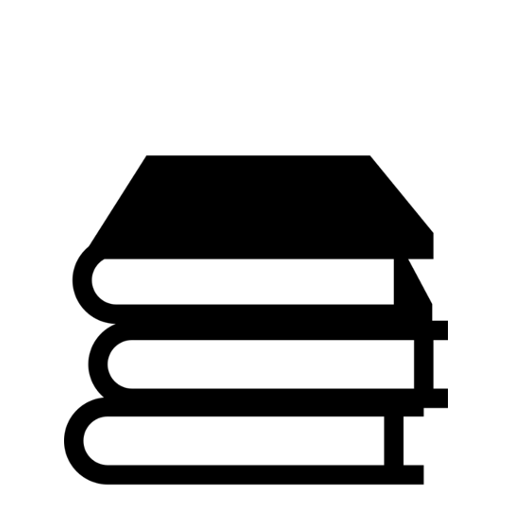
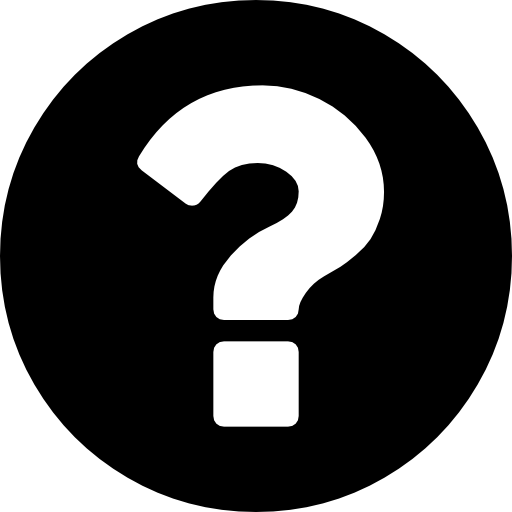
Layers edited between the first and the second 512 × 512 image:
hid "books-stack.svg" over (64, 155, 448, 486)
added layer "question-mark-on-a-circular-black-background.png" above "star.png" over (0, 0, 512, 512)
